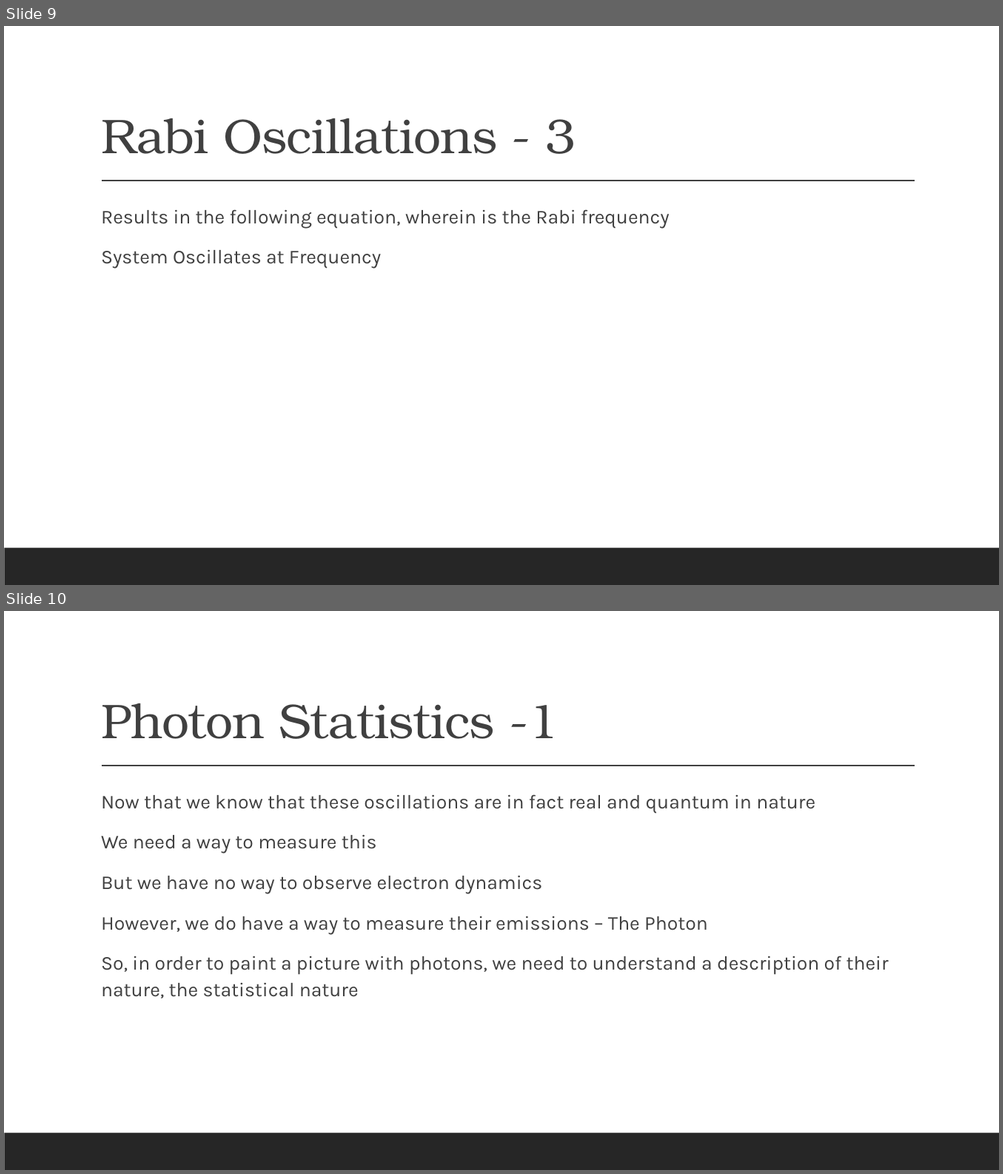
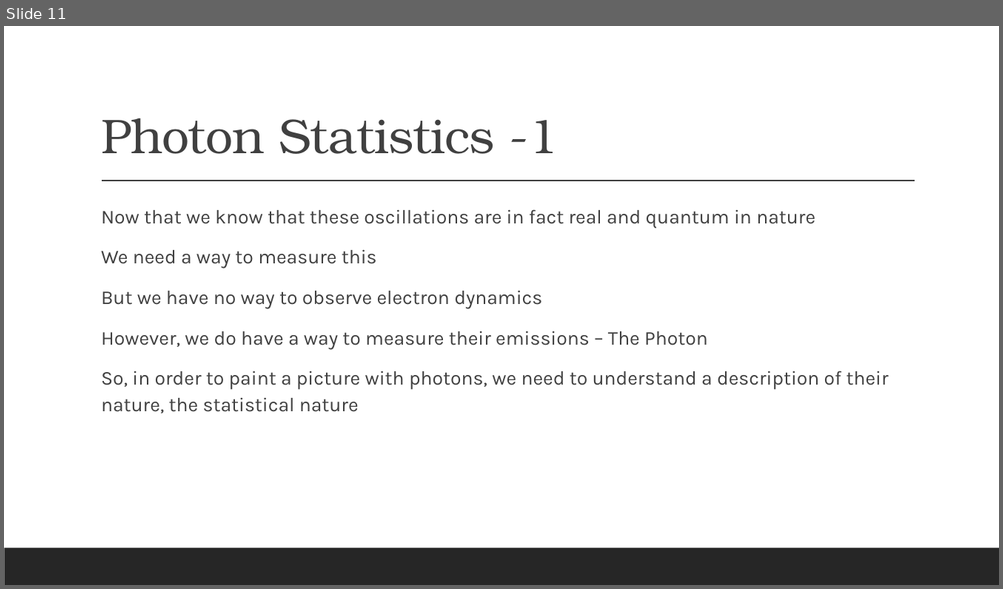
Before and after one commit to Suthendran/PHYS-437-B-Thesis, a slide deck: Electron Musical Chairs.pptx. Shown one above the other, each under a label of ours: slides 9 and 10 before the commit, slide 11 after it. The pictures are 1003x1174 and 1003x589 pixels, drawn with LibreOffice and Linux fonts; fonts in the diff are those of the drawing. Boxes give left, top, right and bottom in pixels: in the first picture for what was removed or moved away, otherwise in the second. Text is boxed around its words. In the diff, an @@ line names an element or a change of style, - is before the commit and + after.

```diff
--- a/Electron Musical Chairs.pptx
+++ b/Electron Musical Chairs.pptx
@@ slide 9 removed at (x1=4, y1=26, x2=999, y2=585), background #FFFFFF; not listed: 2 template elements that a slide beside it also shows @@
@@ title removed at (x1=101, y1=118, x2=576, y2=154) @@
-Rabi Oscillations - 3
@@ text removed at (x1=101, y1=210, x2=669, y2=269) @@
-  Results in the following equation, wherein is the Rabi frequency
-  System Oscillates at Frequency
@@ what was slide 10 is now slide 11 @@
```
Also in this commit, not shown: 8 slides changed, 2 slides added, 1 other file.
